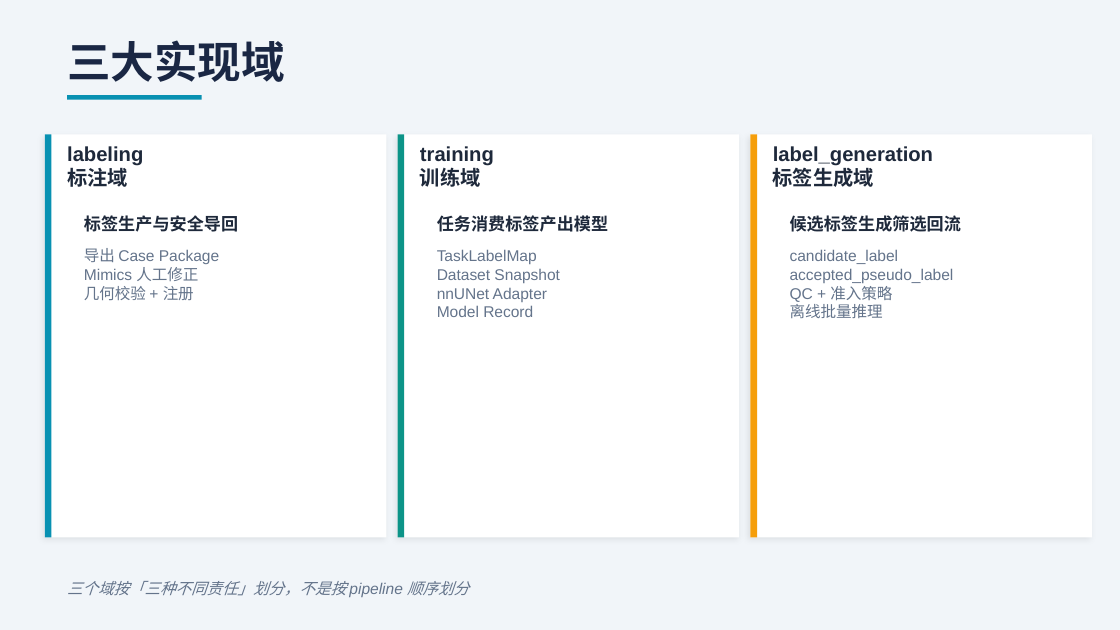
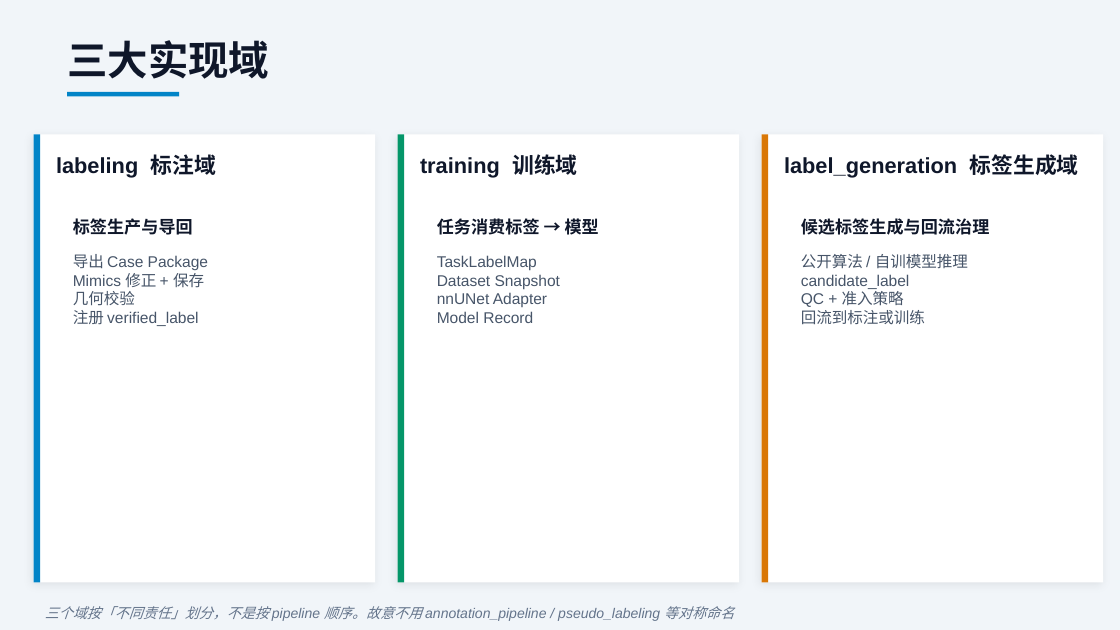
Before and after one commit to ShijianRuan/SegmentationPlatform, a slide deck: slide 3 of SegmentationPlatform_Architecture.pptx. Drawn at 1120x630 pixels with LibreOffice and Linux fonts; fonts in the diff are those of the drawing. Boxes give left, top, right and bottom in pixels: in the first picture for what was removed or moved away, otherwise in the second. Text is boxed around its words. In the diff, an @@ line names an element or a change of style, - is before the commit and + after.

```diff
--- a/SegmentationPlatform_Architecture.pptx
+++ b/SegmentationPlatform_Architecture.pptx
@@ text "三大实现域" at [67, 40, 269, 79]: size 28 to 26 pt, text colour #1A2744 to #0F172A @@
@@ rectangle: place and size @@
-rectangle at [67, 95, 202, 100]
+rectangle at [67, 92, 179, 96]
@@ rectangle at [67, 92, 179, 96]: fill #0891B2 to #0284C7 @@
@@ rectangle: place and size @@
-rectangle at [45, 134, 386, 538]
+rectangle at [34, 134, 375, 582]
@@ rectangle at [34, 134, 40, 582]: fill #0891B2 to #0284C7 @@
@@ rectangle: place and size @@
-rectangle at [45, 134, 52, 538]
+rectangle at [34, 134, 40, 582]
@@ rectangle: place and size @@
-rectangle at [398, 134, 739, 538]
+rectangle at [398, 134, 739, 582]
@@ rectangle: place and size @@
-rectangle at [398, 134, 404, 538]
+rectangle at [398, 134, 404, 582]
@@ rectangle at [398, 134, 404, 582]: fill #0D9488 to #059669 @@
@@ shadow changed in 3 elements at [398, 134, 739, 582], [34, 134, 375, 582], [762, 134, 1103, 582] @@
@@ rectangle: place and size @@
-rectangle at [750, 134, 1092, 538]
+rectangle at [762, 134, 1103, 582]
@@ rectangle: place and size @@
-rectangle at [750, 134, 757, 538]
+rectangle at [762, 134, 768, 582]
@@ rectangle at [762, 134, 768, 582]: fill #F59E0B to #D97706 @@
@@ text at [56, 154, 216, 178]: text changed; size 13 to 14 pt; text colour #1E293B to #0F172A @@
-labeling
-标注域
+labeling 标注域
@@ text at [420, 154, 577, 178]: text changed; size 13 to 14 pt; text colour #1E293B to #0F172A @@
-training
-训练域
+training 训练域
@@ text at [784, 154, 1079, 178]: text changed; size 13 to 14 pt; text colour #1E293B to #0F172A @@
-label_generation
-标签生成域
+label_generation 标签生成域
@@ text at [73, 218, 193, 235]: text changed; text colour #1E293B to #0F172A @@
-标签生产与安全导回
+标签生产与导回
@@ text at [437, 218, 599, 235]: text changed; text colour #1E293B to #0F172A @@
-任务消费标签产出模型
+任务消费标签 → 模型
@@ text at [801, 218, 990, 235]: text changed; text colour #1E293B to #0F172A @@
-候选标签生成筛选回流
+候选标签生成与回流治理
@@ text at [73, 254, 208, 270]: text colour #64748B to #475569 in "导出 Case Package" @@
@@ text "导出 Case Package": place and size @@
-text "导出 Case Package" at [84, 248, 219, 300]
+text "导出 Case Package" at [73, 254, 208, 326]
@@ text "TaskLabelMap" at [437, 255, 561, 323]: text colour #64748B to #475569 @@
@@ text at [790, 268, 954, 283]: paragraph removed @@
-accepted_pseudo_label
@@ text at [801, 254, 968, 268]: paragraph added @@
+公开算法 / 自训模型推理
@@ text "公开算法 / 自训模型推理": place and size @@
-text "公开算法 / 自训模型推理" at [790, 249, 954, 318]
+text "公开算法 / 自训模型推理" at [801, 254, 968, 325]
@@ text at [73, 273, 204, 326]: text changed; text colour #64748B to #475569 @@
-Mimics 人工修正
-几何校验 + 注册
+Mimics 修正 + 保存
+几何校验
+注册 verified_label
@@ text at [801, 274, 910, 307]: text colour #64748B to #475569 in "candidate_label", "QC + 准入策略" @@
@@ text at [801, 310, 925, 325]: text changed; text colour #64748B to #475569 @@
-离线批量推理
+回流到标注或训练
@@ text at [45, 606, 734, 621]: text changed; size 10 to 9 pt @@
-三个域按「三种不同责任」划分，不是按 pipeline 顺序划分
+三个域按「不同责任」划分，不是按 pipeline 顺序。故意不用 annotation_pipeline / pseudo_labeling 等对称命名
```
Also in this commit, not shown: 13 other slides changed, 1 slide added, 1 slide removed, 2 other files.
